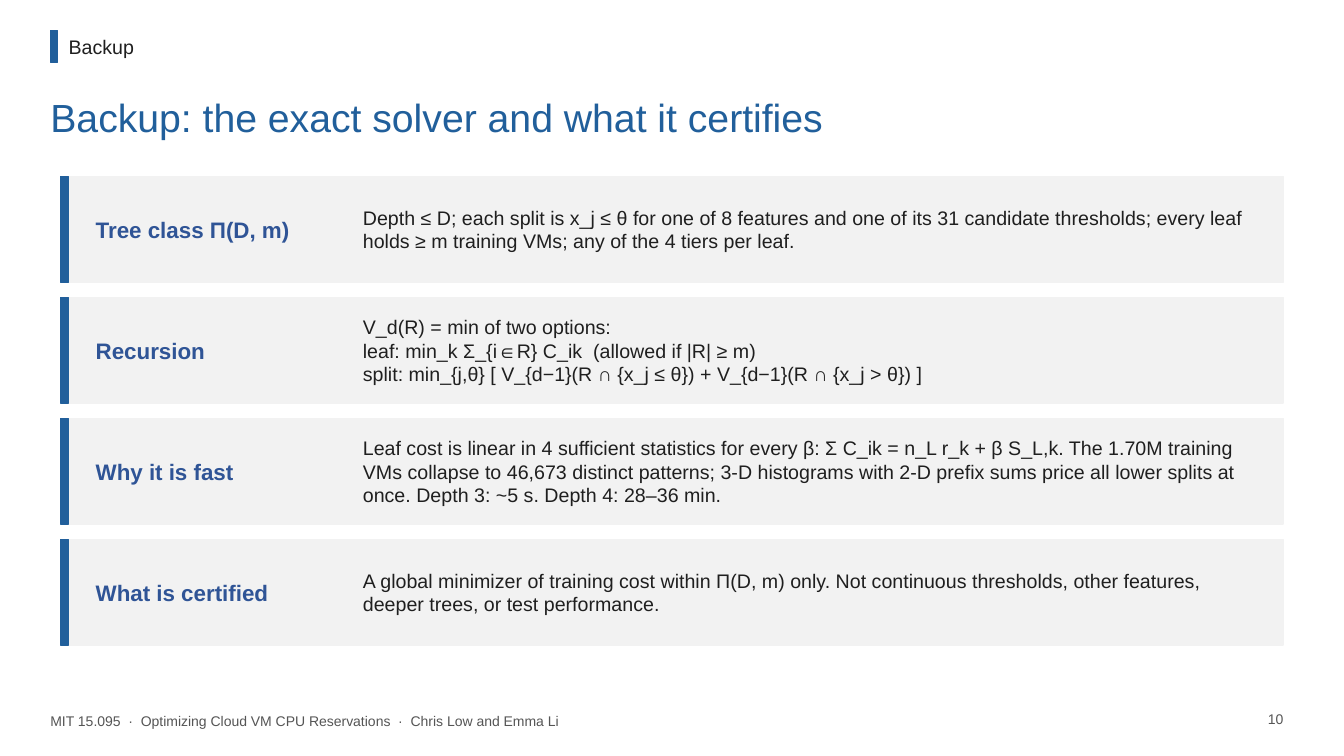
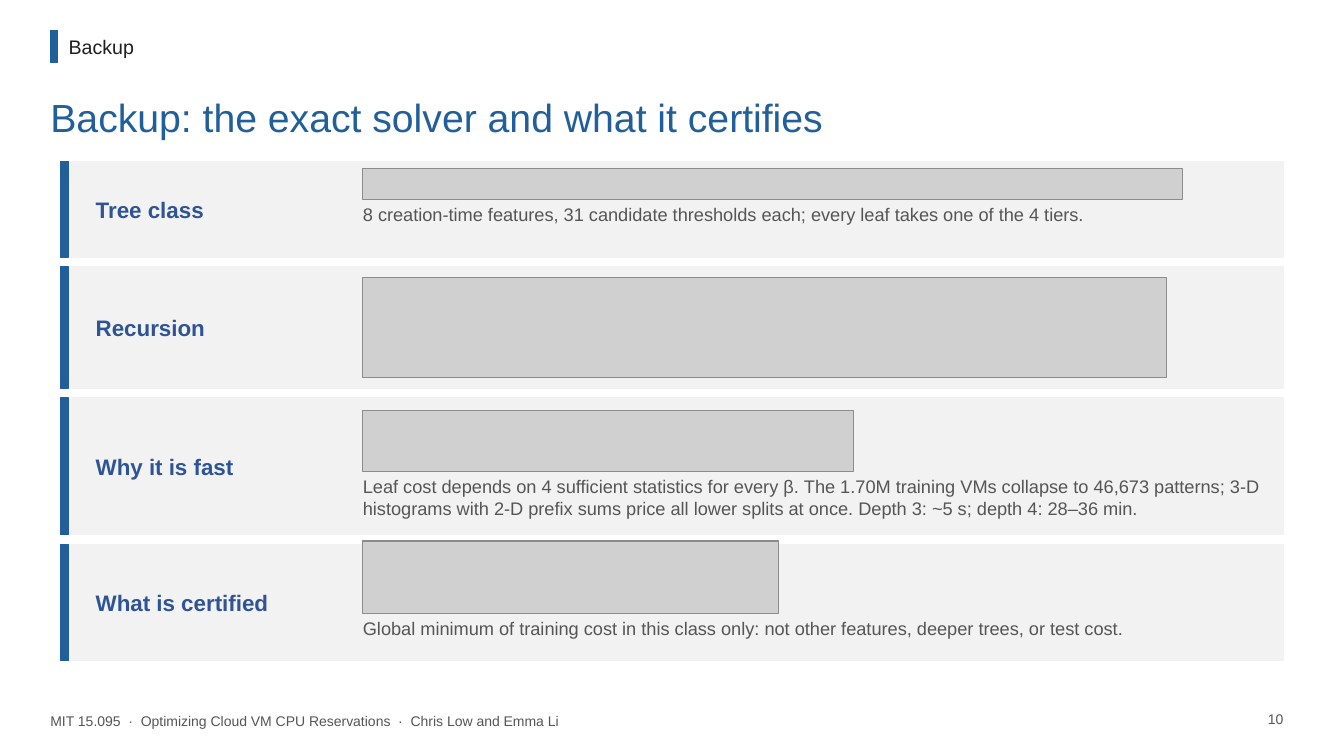
Before and after one commit to chrislowzhengxi/vm-project, a slide deck: slide 10 of presentation/VM_Reservations_OPT_final.pptx. Drawn at 1344x756 pixels with LibreOffice and Linux fonts; fonts in the diff are those of the drawing; grey boxes stand for pictures. Boxes give left, top, right and bottom in pixels: in the first picture for what was removed or moved away, otherwise in the second. Text is boxed around its words. In the diff, an @@ line names an element or a change of style, - is before the commit and + after.

Commit message:
latex on slides

```diff
--- a/presentation/VM_Reservations_OPT_final.pptx
+++ b/presentation/VM_Reservations_OPT_final.pptx
@@ rectangle: place and size @@
-rectangle at [60,176,1284,282]
+rectangle at [60,161,1284,257]
@@ rectangle: place and size @@
-rectangle at [60,176,69,282]
+rectangle at [60,161,69,257]
@@ picture added at [363,168,1183,200] @@
@@ text at [96,201,204,219]: text changed @@
-Tree class Π(D, m)
+Tree class
@@ vertical alignment middle to top in 3 elements at [363,480,1259,519], [363,622,1122,639], [363,208,1083,225] @@
@@ text at [363,208,1083,225]: text changed; size 14 to 13 pt; text colour #1F1F1F to #555555 @@
-Depth ≤ D; each split is x_j ≤ θ for one of 8 features and one of its 31 candidate thresholds; every leaf holds ≥ m training VMs; any of the 4 tiers per leaf.
+8 creation-time features, 31 candidate thresholds each; every leaf takes one of the 4 tiers.
@@ rectangle: place and size @@
-rectangle at [60,297,1284,403]
+rectangle at [60,267,1284,388]
@@ rectangle: place and size @@
-rectangle at [60,297,69,403]
+rectangle at [60,267,69,388]
@@ text "Recursion": place and size @@
-text "Recursion" at [96,342,205,359]
+text "Recursion" at [96,319,205,336]
@@ picture added at [363,278,1168,377] @@
@@ text removed at [363,319,911,385] @@
-V_d(R) = min of two options:
-leaf: min_k Σ_{i∈R} C_ik (allowed if |R| ≥ m)
-split: min_{j,θ} [ V_{d−1}(R ∩ {x_j ≤ θ}) + V_{d−1}(R ∩ {x_j > θ}) ]
@@ rectangle: place and size @@
-rectangle at [60,418,1284,524]
+rectangle at [60,398,1284,534]
@@ rectangle: place and size @@
-rectangle at [60,418,69,524]
+rectangle at [60,398,69,534]
@@ text "Why it is fast": place and size @@
-text "Why it is fast" at [96,463,234,485]
+text "Why it is fast" at [96,458,234,480]
@@ picture added at [363,411,853,472] @@
@@ text at [363,480,1259,519]: text changed; size 14 to 13 pt; text colour #1F1F1F to #555555 @@
-Leaf cost is linear in 4 sufficient statistics for every β: Σ C_ik = n_L r_k + β S_L,k. The 1.70M training VMs collapse to 46,673 distinct patterns; 3-D histograms with 2-D prefix sums price all lower splits at once. Depth 3: ~5 s. Depth 4: 28–36 min.
+Leaf cost depends on 4 sufficient statistics for every β. The 1.70M training VMs collapse to 46,673 patterns; 3-D histograms with 2-D prefix sums price all lower splits at once. Depth 3: ~5 s; depth 4: 28–36 min.
@@ rectangle: place and size @@
-rectangle at [60,539,1284,645]
+rectangle at [60,544,1284,660]
@@ rectangle: place and size @@
-rectangle at [60,539,69,645]
+rectangle at [60,544,69,660]
@@ text "What is certified": place and size @@
-text "What is certified" at [96,584,268,602]
+text "What is certified" at [96,594,268,612]
@@ picture added at [363,541,779,614] @@
@@ text at [363,622,1122,639]: text changed; size 14 to 13 pt; text colour #1F1F1F to #555555 @@
-A global minimizer of training cost within Π(D, m) only. Not continuous thresholds, other features, deeper trees, or test performance.
+Global minimum of training cost in this class only: not other features, deeper trees, or test cost.
```
Also in this commit, not shown: 18 other files.
